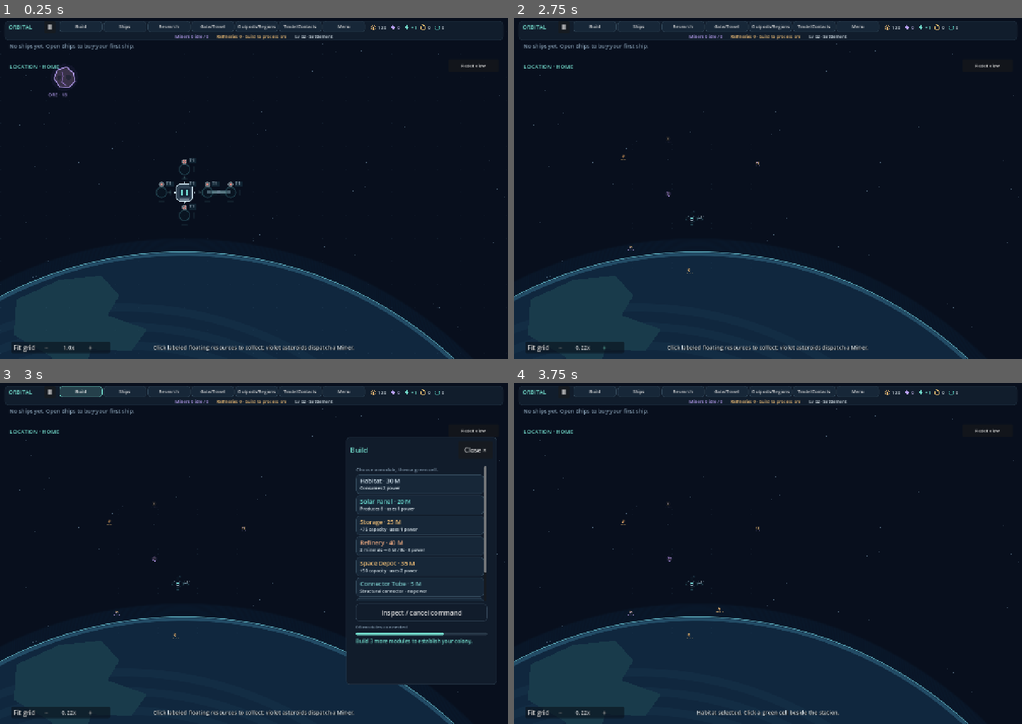
Above: before the commit, frames 1-4 (two rows, left to right).
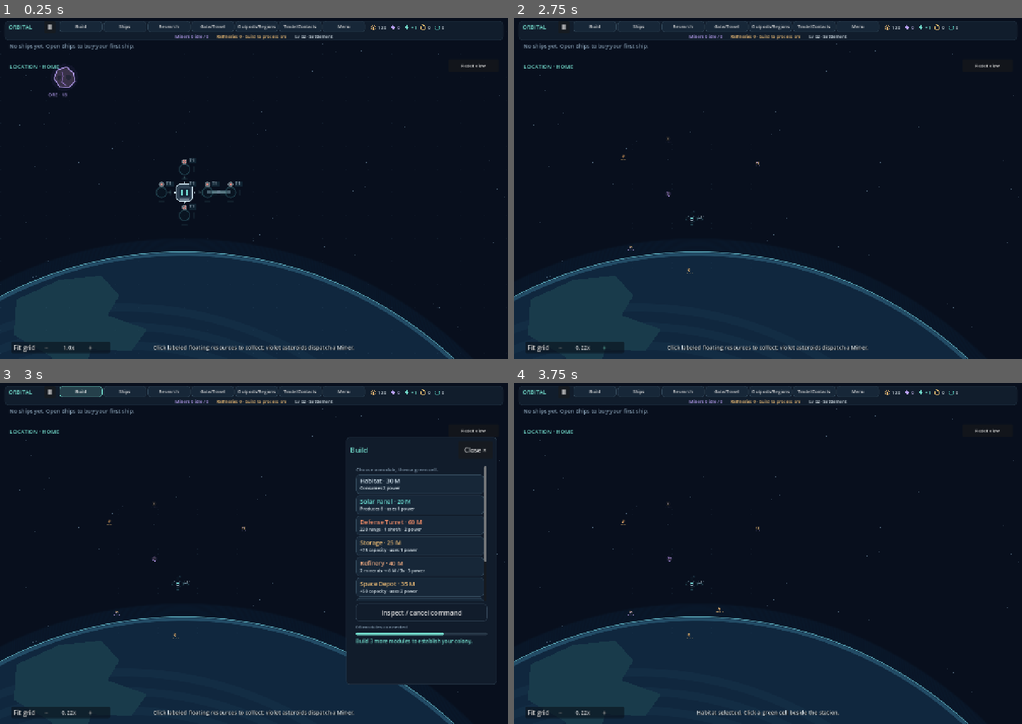
Above: after the commit, the same moments.

Repository: pidiman/orbital
Game: Godot game, scene res://orbital.tscn
The game is run twice, just before and just after one commit, with the same random seed, the same clock (stepped at 60 frames per second) and the same inputs.
Inputs (mouse positions are in pixels of both pictures, inside the frame that each line leads up to):
- Up to frame 1 (0.25 s): no input
- Up to frame 2 (2.75 s): click "Fit grid" at 0.5 s; click "−" at 1.25 s; click "+" at 2 s
- Up to frame 3 (3 s): click "Build" at 2.75 s
- Up to frame 4 (3.75 s): click (935, 485) at 3.5 s

Frames 1-2 are identical in both runs. In frame 3, 0.7% of the frame differs, in the area x 70-96%, y 39-62%; in frame 4, nothing differs.

Commit message:
Phase A defense: turrets + asteroid threats (varying size, loot drops, no damage yet) + F9 asteroid toggle/spawn

Diff:
--- a/data/camera_controls.json
+++ b/data/camera_controls.json
@@ -15,6 +15,12 @@
       "label": "Show Fit grid & zoom controls",
       "type": "bool",
       "default": true
+    },
+    {
+      "id": "show_ship_trajectories",
+      "label": "Show ship trajectories",
+      "type": "bool",
+      "default": false
     }
   ],
   "keyboard_zoom_rate": 1.5,
--- a/data/modules.json
+++ b/data/modules.json
@@ -95,6 +95,27 @@
         },
         "description": "Generation: 34 Power"
       }
+    ]
+  },
+  "defense_turret": {
+    "name": "Defense Turret",
+    "cost": 60,
+    "power_use": 2,
+    "power_output": 0,
+    "capacity": 0,
+    "color": "ef8b67",
+    "description": "Tracks incoming asteroids and fires defensive bolts.",
+    "effect": "220 range · 1 shot/s · 2 power",
+    "defense_turret": {
+      "range": 220.0,
+      "fire_seconds": 1.0,
+      "projectile_speed": 330.0
+    },
+    "art": "defense_turret",
+    "upgrades": [
+      {"cost": {"materials": 45}, "stats": {"defense_turret": {"range": 285.0, "fire_seconds": 0.8}}, "description": "Range 220 → 285 · faster firing"},
+      {"cost": {"materials": 75}, "stats": {"defense_turret": {"range": 350.0, "fire_seconds": 0.6}}, "description": "Range 350 · rapid firing"},
+      {"cost": {"materials": 115}, "stats": {"defense_turret": {"range": 430.0, "fire_seconds": 0.45}}, "description": "Range 430 · high-rate firing"}
     ]
   },
   "storage": {
--- a/data/outposts.json
+++ b/data/outposts.json
@@ -21,6 +21,7 @@
     },
     "buildable_modules": [
       "solar",
+      "defense_turret",
       "storage",
       "space_dock",
       "teleport_gate",
--- /dev/null
+++ b/data/threats.json
@@ -0,0 +1,44 @@
+{
+  "spawn": {
+    "interval_min": 30.0,
+    "interval_max": 60.0,
+    "wave_chance": 0.18,
+    "wave_size_min": 2,
+    "wave_size_max": 3,
+    "max_active": 8,
+    "edge_margin": 90.0,
+    "impact_radius": 58.0
+  },
+  "sizes": {
+    "small": {
+      "radius": 11.0,
+      "health_min": 2,
+      "health_max": 3,
+      "speed_min": 48.0,
+      "speed_max": 72.0,
+      "loot_min": 5,
+      "loot_max": 9,
+      "xenocrystal_chance": 0.02
+    },
+    "medium": {
+      "radius": 16.0,
+      "health_min": 5,
+      "health_max": 7,
+      "speed_min": 36.0,
+      "speed_max": 58.0,
+      "loot_min": 10,
+      "loot_max": 18,
+      "xenocrystal_chance": 0.04
+    },
+    "large": {
+      "radius": 21.0,
+      "health_min": 10,
+      "health_max": 15,
+      "speed_min": 25.0,
+      "speed_max": 44.0,
+      "loot_min": 18,
+      "loot_max": 30,
+      "xenocrystal_chance": 0.07
+    }
+  }
+}
--- a/scripts/asteroid_field.gd
+++ b/scripts/asteroid_field.gd
@@ -121,7 +121,8 @@
 			continue
 		var start: Vector2 = get_parent().ship_motion.origins.get(unit, home_position(unit))
 		var target: Vector2 = rocks[job.target].point
-		draw_dashed_line(start, target, Color(0.72, 0.62, 0.96, 0.4), 1.5, 7.0)
+		if get_parent().preferences.values.show_ship_trajectories:
+			draw_dashed_line(start, target, Color(0.72, 0.62, 0.96, 0.4), 1.5, 7.0)
 		var progress: float = 1.0 - float(job.remaining) / float(job.duration)
 		var ship_point: Vector2 = ship_position(unit)
 		var mining_art: String = "mining_ship"
--- a/scripts/dev_panel.gd
+++ b/scripts/dev_panel.gd
@@ -34,6 +34,14 @@
 	scroll.add_child(body)
 	var note: Label = hud._label(body, "Development tools. Grants target the viewed station and are included in ordinary saves. Materials respect storage capacity.", 13, hud.MUTED)
 	note.autowrap_mode = TextServer.AUTOWRAP_WORD_SMART
+	var threat_toggle := CheckButton.new()
+	threat_toggle.text = "Asteroid threats"
+	threat_toggle.button_pressed = hud.get_parent().threat_field.active
+	threat_toggle.custom_minimum_size.y = 44
+	threat_toggle.toggled.connect(func(value: bool) -> void: hud.get_parent().threat_field.set_threats_enabled(value))
+	body.add_child(threat_toggle)
+	var spawn_button: Button = _button(body, "Spawn asteroid now")
+	spawn_button.pressed.connect(func() -> void: hud.get_parent().threat_field.spawn_now())
 	for resource: String in ["materials", "minerals", "tech", "xenocrystal"]:
 		var amount: int = 10 if resource in ["tech", "xenocrystal"] else 100
 		var name: String = "Xenocrystals" if resource == "xenocrystal" else resource.capitalize()
--- a/scripts/main.gd
+++ b/scripts/main.gd
@@ -17,10 +17,12 @@
 const Debris = preload("res://scripts/debris_field.gd")
 const Clock = preload("res://scripts/resource_clock.gd")
 const Asteroids = preload("res://scripts/asteroid_field.gd")
+const Threats = preload("res://scripts/threat_field.gd")
 const Fleet = preload("res://scripts/mining_fleet.gd")
 const HUD = preload("res://scripts/hud.gd")
 var fleet: Fleet
 var asteroids: Node2D
+var threat_field: Node2D
 var mineral_count: int = 0
 var model: StationModel
 var board: Node2D
@@ -89,6 +91,10 @@
 	asteroids.fleet = fleet
 	asteroids.board = board
 	add_child(asteroids)
+	threat_field = Threats.new()
+	threat_field.name = "ThreatField"
+	threat_field.game = self
+	add_child(threat_field)
 	var collectors := preload("res://scripts/material_ship_view.gd").new()
 	collectors.name = "MaterialShips"
 	collectors.supply = supply
@@ -200,6 +206,7 @@
 	board.inspected_position = Vector2.INF
 	board.pulses.clear()
 	board.connector_masks_dirty = true
+	if is_instance_valid(threat_field): threat_field.reset_transient()
 	asteroids.selected_ship = -1
 	asteroids.rocks.clear()
 	asteroids._sync_view()
--- a/scripts/module_art.gd
+++ b/scripts/module_art.gd
@@ -40,6 +40,14 @@
 				canvas.draw_line(Vector2(x, -20 + offset), Vector2(x + 18, -20 + offset), Color(0.35, 0.7, 0.74, opacity * 0.6), 1)
 			canvas.draw_line(Vector2(x + 9, -20), Vector2(x + 9, 20), cyan * Color(1, 1, 1, 0.5), 1)
 		canvas.draw_rect(Rect2(-4, -12, 8, 24), ink)
+	elif kind == "defense_turret":
+		# The base is drawn with the module; ThreatField overlays the rotating barrel.
+		var steel := Color("334858", opacity)
+		var accent := Color("ef8b67", opacity)
+		canvas.draw_circle(Vector2.ZERO, 18, Color("172733", opacity))
+		canvas.draw_circle(Vector2.ZERO, 18, steel, false, 2.0, true)
+		canvas.draw_circle(Vector2.ZERO, 9, Color("263b4a", opacity))
+		canvas.draw_circle(Vector2.ZERO, 6, accent, false, 2.0, true)
 	elif kind == "storage":
 		canvas.draw_rect(Rect2(-21, -18, 42, 36), Color(0.23, 0.24, 0.27, opacity))
 		canvas.draw_rect(Rect2(-21, -18, 42, 36), gold, false, 2)
--- a/scripts/region_supply.gd
+++ b/scripts/region_supply.gd
@@ -149,6 +149,29 @@
 	home_asteroids[next_home_id] = {"position": Vector2(float(definition.initial_x) if initial else float(definition.entry_x), 0.0 if next_home_id % 2 == 1 else 1.0), "speed": rng.randf_range(definition.speed_min, definition.speed_max)}
 	fleet.register_asteroid(next_home_id, int(definition.minerals))
 
+func spawn_loot(region_id: String, position: Vector2, resource: String, amount: int) -> int:
+	# Threat rewards enter the same floating-resource pool used by salvage and
+	# Material Ships; only the source event is different.
+	if not floating_rules.types.has(resource) or amount < 1 or not fleet.regions.is_discovered(region_id): return -1
+	ensure_floating_region(region_id)
+	next_debris_id += 1
+	var definition: Dictionary = floating_rules.types[resource]
+	floating[region_id].pieces[next_debris_id] = {
+		"position": position.clamp(Vector2(0.01, 0.01), Vector2(0.99, 0.99)),
+		"velocity": Vector2.ZERO,
+		"resource": resource,
+		"amount": amount,
+		"remaining": float(definition.get("lifetime_seconds", floating_rules.lifetime_seconds))
+	}
+	var variants: Array = definition.get("visual_variants", [])
+	if not variants.is_empty():
+		var visual_random := RandomNumberGenerator.new()
+		visual_random.seed = int(fleet.regions.records[region_id].seed) ^ next_debris_id
+		floating[region_id].pieces[next_debris_id]["visual_variant"] = variants[visual_random.randi_range(0, variants.size() - 1)]
+	presentation_revision += 1
+	sync_mining_nodes()
+	return next_debris_id
+
 func salvage(debris_id: int, receiver: Callable = Callable(), limit: int = -1, region_id: String = "home") -> int:
 	var available: Dictionary = debris_in(region_id)
 	if not available.has(debris_id): return 0
--- /dev/null
+++ b/scripts/threat_field.gd
@@ -0,0 +1,209 @@
+extends Node2D
+
+const DevConfig = preload("res://scripts/dev_config.gd")
+var game: Node2D
+var rules: Dictionary = JSON.parse_string(FileAccess.get_file_as_string("res://data/threats.json"))
+var threats: Dictionary = {}
+var projectiles: Array[Dictionary] = []
+var bursts: Array[Dictionary] = []
+var turret_angles: Dictionary = {}
+var turret_cooldowns: Dictionary = {}
+var next_id: int = 1
+var spawn_remaining: float = 45.0
+var active: bool = true
+var region_id: String = ""
+var rng := RandomNumberGenerator.new()
+
+func _ready() -> void:
+	process_priority = 8
+	_set_region()
+
+func _set_region() -> void:
+	var next_region: String = game.fleet.regions.current_region
+	if region_id == next_region: return
+	region_id = next_region
+	threats.clear()
+	projectiles.clear()
+	bursts.clear()
+	turret_angles.clear()
+	turret_cooldowns.clear()
+	var record: Dictionary = game.fleet.regions.records.get(region_id, {})
+	rng.seed = int(record.get("seed", 1)) ^ 0x5EED7
+	spawn_remaining = _next_spawn_delay()
+
+func set_threats_enabled(value: bool) -> void:
+	active = value
+
+func reset_transient() -> void:
+	# Threat positions/projectiles are intentionally not part of v2 saves.
+	threats.clear()
+	projectiles.clear()
+	bursts.clear()
+	turret_angles.clear()
+	turret_cooldowns.clear()
+	spawn_remaining = _next_spawn_delay()
+
+func spawn_now() -> void:
+	_spawn_threat("")
+
+func _process(delta: float) -> void:
+	if game == null or game.get_tree().paused: return
+	_set_region()
+	if DevConfig.DEBUG_MODE and active:
+		spawn_remaining -= delta
+		if spawn_remaining <= 0.0:
+			var count: int = 1
+			if rng.randf() < float(rules.spawn.wave_chance): count = rng.randi_range(int(rules.spawn.wave_size_min), int(rules.spawn.wave_size_max))
+			for _index in range(count):
+				if threats.size() >= int(rules.spawn.max_active): break
+				_spawn_threat("")
+			spawn_remaining = _next_spawn_delay()
+	_move_threats(delta)
+	_update_turrets(delta)
+	_update_projectiles(delta)
+	for burst: Dictionary in bursts:
+		burst.time += delta
+	bursts = bursts.filter(func(item: Dictionary) -> bool: return item.time < 0.45)
+	queue_redraw()
+
+func _next_spawn_delay() -> float:
+	return rng.randf_range(float(rules.spawn.interval_min), float(rules.spawn.interval_max))
+
+func _spawn_threat(size_override: String) -> void:
+	if threats.size() >= int(rules.spawn.max_active): return
+	var size: String = size_override
+	if size.is_empty():
+		var roll: float = rng.randf()
+		size = "small" if roll < 0.55 else ("medium" if roll < 0.88 else "large")
+	var definition: Dictionary = rules.sizes[size]
+	var area: Vector2 = get_viewport_rect().size
+	var margin: float = float(rules.spawn.edge_margin)
+	var position := Vector2.ZERO
+	match rng.randi_range(0, 3):
+		0: position = Vector2(-margin, rng.randf_range(80.0, area.y - 100.0))
+		1: position = Vector2(area.x + margin, rng.randf_range(80.0, area.y - 100.0))
+		2: position = Vector2(rng.randf_range(40.0, area.x - 40.0), -margin)
+		_: position = Vector2(rng.randf_range(40.0, area.x - 40.0), area.y + margin)
+	var target: Vector2 = game.board.center + Vector2(rng.randf_range(-90.0, 90.0), rng.randf_range(-90.0, 90.0))
+	var velocity: Vector2 = (target - position).normalized() * rng.randf_range(float(definition.speed_min), float(definition.speed_max))
+	var health: int = rng.randi_range(int(definition.health_min), int(definition.health_max))
+	threats[next_id] = {"position": position, "velocity": velocity, "target": target, "size": size, "radius": float(definition.radius), "health": health, "max_health": health, "angle": velocity.angle() + PI / 2.0, "impact_emitted": false}
+	next_id += 1
+
+func _move_threats(delta: float) -> void:
+	var area := get_viewport_rect().size
+	var margin: float = float(rules.spawn.edge_margin) * 1.5
+	for id: int in threats.keys():
+		var threat: Dictionary = threats[id]
+		threat.position += threat.velocity * delta
+		threat.angle = threat.velocity.angle() + PI / 2.0
+		if not threat.impact_emitted and threat.position.distance_to(threat.target) <= float(rules.spawn.impact_radius):
+			_impact(id)
+		elif not Rect2(-margin, -margin, area.x + margin * 2.0, area.y + margin * 2.0).has_point(threat.position):
+			threats.erase(id)
+
+func _impact(id: int) -> void:
+	# Phase B hook: an impact currently has no damage consequence. The threat
+	# keeps drifting so an undestroyed asteroid exits at the far edge naturally.
+	if threats.has(id) and not threats[id].impact_emitted:
+		threats[id].impact_emitted = true
+		bursts.append({"position": threats[id].position, "time": 0.0, "color": Color("67727e")})
+
+func _update_turrets(delta: float) -> void:
+	if not game.board.visible: return
+	var station: StationModel = game.board.model
+	var live: Dictionary = {}
+	for point: Vector2 in station.modules:
+		if station.modules[point] != "defense_turret" or not station.is_module_active(point): continue
+		var structure_id: String = station.structure_id_at(point)
+		live[structure_id] = true
+		var origin: Vector2 = game.board.world_to_screen(point)
+		var definition: Dictionary = station.definition_at(point).defense_turret
+		var target_id: int = _closest_threat(origin, float(definition.range))
+		var desired: float = -PI / 2.0
+		if target_id != -1: desired = (threats[target_id].position - origin).angle()
+		turret_angles[structure_id] = rotate_toward(float(turret_angles.get(structure_id, desired)), desired, 3.8 * delta)
+		var cooldown: float = maxf(0.0, float(turret_cooldowns.get(structure_id, 0.0)) - delta)
+		if target_id != -1 and cooldown <= 0.0:
+			_fire(structure_id, origin, target_id, definition)
+			cooldown = float(definition.fire_seconds)
+		turret_cooldowns[structure_id] = cooldown
+	for id: Variant in turret_angles.keys():
+		if not live.has(id):
+			turret_angles.erase(id)
+			turret_cooldowns.erase(id)
+
+func _closest_threat(origin: Vector2, range: float) -> int:
+	var selected: int = -1
+	var distance: float = range
+	for id: int in threats:
+		var candidate: float = origin.distance_to(threats[id].position)
+		if candidate <= distance:
+			distance = candidate
+			selected = id
+	return selected
+
+func _fire(structure_id: String, origin: Vector2, target_id: int, definition: Dictionary) -> void:
+	var direction: Vector2 = (threats[target_id].position - origin).normalized()
+	projectiles.append({"position": origin, "velocity": direction * float(definition.projectile_speed), "target_id": target_id, "turret_id": structure_id})
+
+func _update_projectiles(delta: float) -> void:
+	var remaining: Array[Dictionary] = []
+	for projectile: Dictionary in projectiles:
+		var target_id: int = int(projectile.target_id)
+		if target_id < 0 or not threats.has(target_id): continue
+		var target: Vector2 = threats[target_id].position
+		var step: Vector2 = projectile.velocity * delta
+		if projectile.position.distance_to(target) <= step.length():
+			threats[target_id].health -= 1
+			if threats[target_id].health <= 0: _destroy(target_id)
+			continue
+		projectile.position += step
+		remaining.append(projectile)
+	projectiles = remaining
+
+func _destroy(id: int) -> void:
+	if not threats.has(id): return
+	var threat: Dictionary = threats[id]
+	var definition: Dictionary = rules.sizes[threat.size]
+	var resource: String = "xenocrystal" if rng.randf() < float(definition.xenocrystal_chance) else ("minerals" if rng.randf() < 0.48 else "materials")
+	var amount: int = 1 if resource == "xenocrystal" else rng.randi_range(int(definition.loot_min), int(definition.loot_max))
+	var area: Vector2 = get_viewport_rect().size
+	var logical := Vector2(clampf(threat.position.x / maxf(1.0, area.x - 380.0), 0.02, 0.98), clampf((threat.position.y - 145.0) / maxf(1.0, area.y - 255.0), 0.02, 0.98))
+	game.supply.spawn_loot(region_id, logical, resource, amount)
+	bursts.append({"position": threat.position, "time": 0.0, "color": Color("efb466")})
+	threats.erase(id)
+	game.hud.message("Turret destroyed a %s asteroid · +%d %s." % [threat.size, amount, resource.capitalize()])
+
+func _draw() -> void:
+	var station: StationModel = game.board.model
+	if not game.board.visible: return
+	if game.board.inspected_position != Vector2.INF and station.modules.has(game.board.inspected_position) and station.modules[game.board.inspected_position] == "defense_turret":
+		var point: Vector2 = game.board.world_to_screen(game.board.inspected_position)
+		var definition: Dictionary = station.definition_at(game.board.inspected_position).defense_turret
+		draw_circle(point, float(definition.range), Color(0.94, 0.45, 0.32, 0.08), false, 1.5, true)
+	for point: Vector2 in station.modules:
+		if station.modules[point] != "defense_turret" or not station.is_module_active(point): continue
+		var id: String = station.structure_id_at(point)
+		var origin: Vector2 = game.board.world_to_screen(point)
+		draw_set_transform(origin, float(turret_angles.get(id, -PI / 2.0)))
+		draw_line(Vector2(0, 0), Vector2(0, -25), Color("ef8b67"), 5.0, true)
+		draw_circle(Vector2(0, -25), 3.0, Color("ffb478"))
+		draw_set_transform(Vector2.ZERO)
+	for projectile: Dictionary in projectiles:
+		var direction: Vector2 = projectile.velocity.normalized()
+		draw_line(projectile.position - direction * 9.0, projectile.position + direction * 4.0, Color("ff9a70"), 3.0, true)
+	for id: int in threats:
+		var threat: Dictionary = threats[id]
+		draw_set_transform(threat.position, threat.angle)
+		var radius: float = threat.radius
+		var points := PackedVector2Array([Vector2(0, -radius), Vector2(radius * 0.85, -radius * 0.55), Vector2(radius, radius * 0.55), Vector2(radius * 0.25, radius), Vector2(-radius * 0.85, radius * 0.65), Vector2(-radius, -radius * 0.35)])
+		draw_colored_polygon(points, Color("3a3437"))
+		points.append(points[0])
+		draw_polyline(points, Color("a06d58"), 1.8, true)
+		draw_set_transform(Vector2.ZERO)
+		var health_ratio: float = float(threat.health) / float(threat.max_health)
+		draw_rect(Rect2(threat.position + Vector2(-radius, radius + 5), Vector2(radius * 2.0 * health_ratio, 2)), Color("ef8b67"))
+	for burst: Dictionary in bursts:
+		var progress: float = burst.time / 0.45
+		draw_circle(burst.position, 8.0 + progress * 24.0, Color(burst.color, 0.55 * (1.0 - progress)), false, 2.0, true)
Not shown, added: scripts/threat_field.gd.uid
